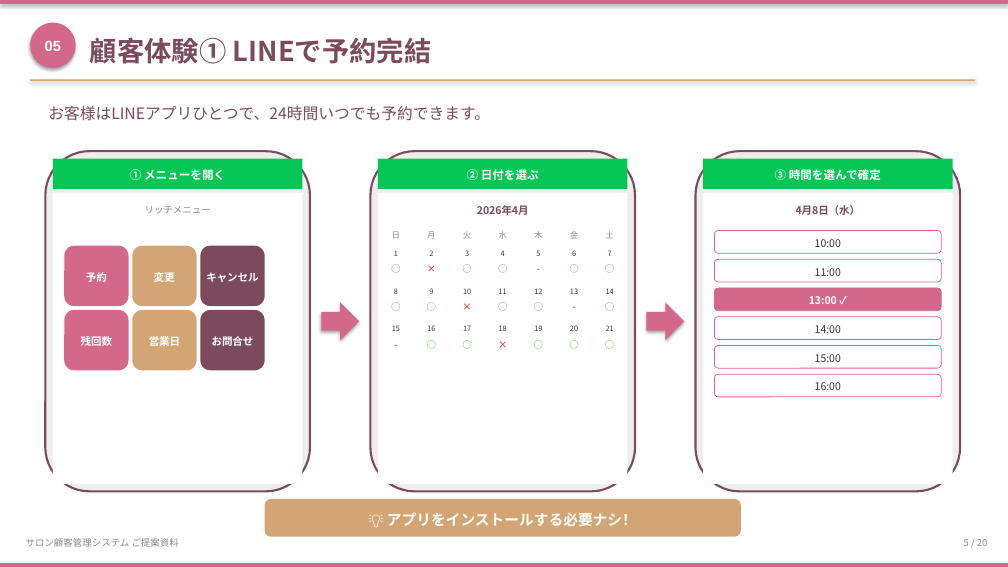
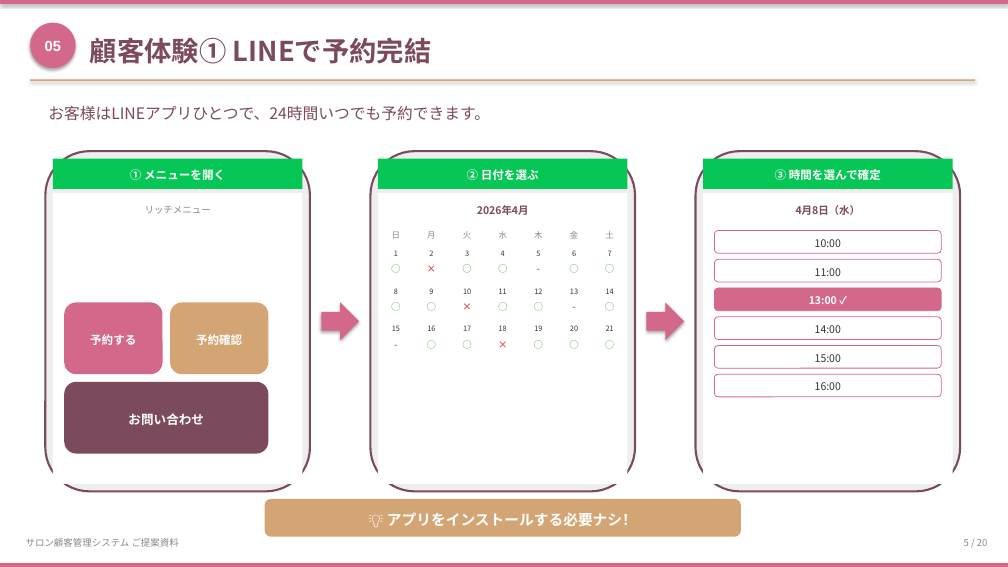
Before and after one commit to fukuokacolor-web/-salon-management, a slide deck: slide 5 of docs/SALON_PROPOSAL.pptx. Drawn at 1008x567 pixels with LibreOffice and Linux fonts; fonts in the diff are those of the drawing. Boxes give left, top, right and bottom in pixels: in the first picture for what was removed or moved away, otherwise in the second. Text is boxed around its words. In the diff, an @@ line names an element or a change of style, - is before the commit and + after.

```diff
--- a/docs/SALON_PROPOSAL.pptx
+++ b/docs/SALON_PROPOSAL.pptx
@@ rounded rectangle removed at box(64, 246, 129, 306) @@
@@ rounded rectangle removed at box(132, 246, 197, 306) @@
@@ rounded rectangle removed at box(200, 246, 265, 306) @@
@@ text removed at box(154, 272, 175, 282) @@
-変更
@@ text removed at box(206, 272, 258, 282) @@
-キャンセル
@@ rounded rectangle: place and size @@
-rounded rectangle at box(64, 310, 129, 371)
+rounded rectangle at box(64, 302, 163, 374)
@@ rounded rectangle: place and size @@
-rounded rectangle at box(132, 310, 197, 371)
+rounded rectangle at box(170, 302, 268, 374)
@@ rounded rectangle removed at box(200, 310, 265, 371) @@
@@ text removed at box(81, 334, 112, 348) @@
-残回数
@@ text at box(90, 334, 136, 345): text changed; size 10 to 11 pt @@
-予約
+予約する
@@ text removed at box(149, 336, 180, 346) @@
-営業日
@@ text added at box(196, 334, 242, 345), 11 pt, text #FFFFFF, bold @@
+予約確認
@@ rounded rectangle added at box(64, 382, 268, 454), fill #7B4A5C @@
@@ text at box(128, 413, 204, 425): text changed; size 10 to 12 pt @@
-お問合せ
+お問い合わせ
```
Also in this commit, not shown: 5 other slides changed, 3 other files.
